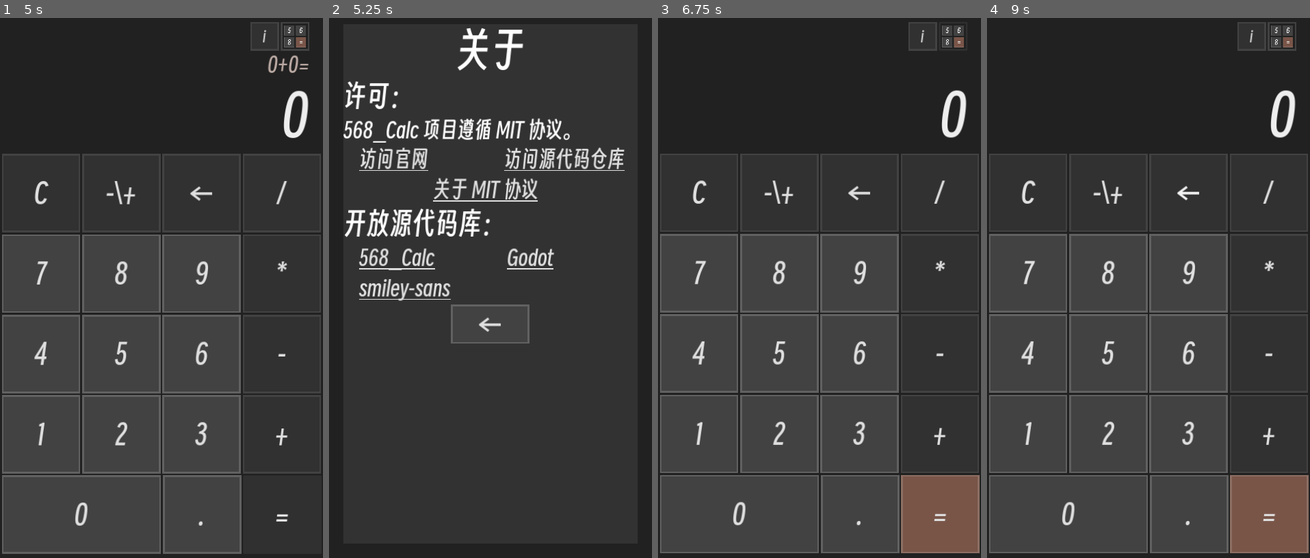
Above: before the commit, frames 1-4 (left to right).
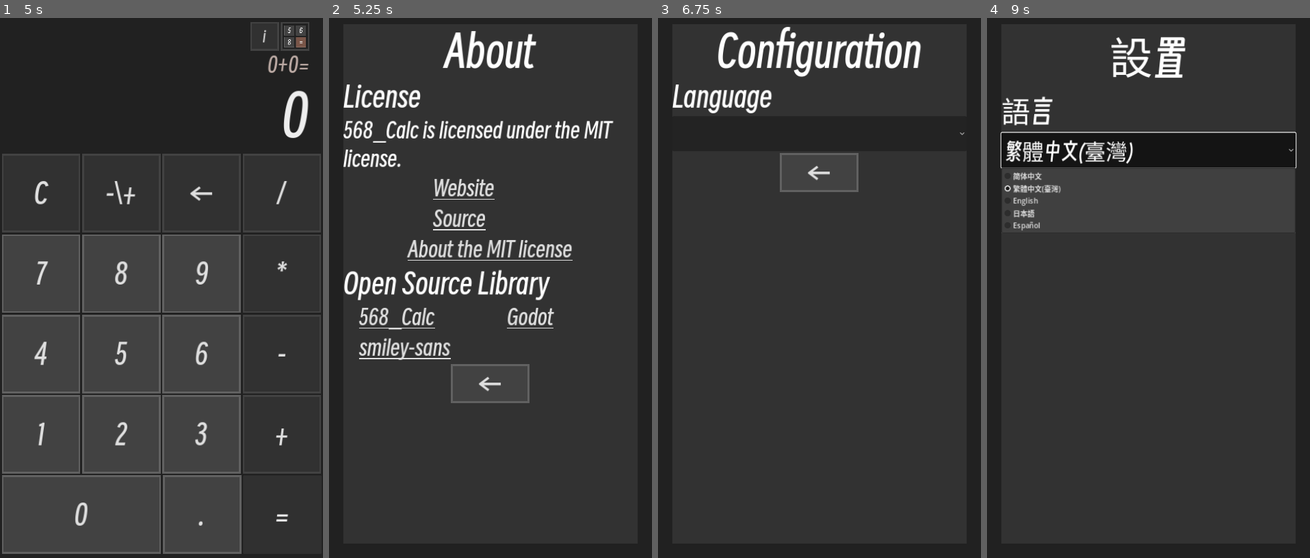
Above: after the commit, the same moments.

Repository: PJ-568/568_Calc
Game: Godot game, scene res://主界面.tscn
Two runs of this game, one before a commit and one after it. Both use one fixed random seed, a clock stepped at 60 frames per second and the inputs below.
Inputs (mouse positions are in pixels of both pictures, inside the frame that each line leads up to):
- Up to frame 1 (5 s): click "/" at 0.5 s; click "*" at 1.25 s; click "-" at 2 s; click "+" at 2.75 s; click "." at 3.5 s; click "=" at 4.25 s
- Up to frame 2 (5.25 s): click "i" at 5 s
- Up to frame 3 (6.75 s): click "←" at 5.75 s; click (951, 34) at 6.5 s
- Up to frame 4 (9 s): click (1148, 131) at 7.27 s; click "←" at 8 s; click (1148, 153) at 8.75 s, where only the run after the commit has a clickable "繁體中文(臺灣)"

Frame 1 is identical in both runs. In frame 2, 11% of the frame differs, in the area x 4-92%, y 1-72%; in frame 3, 15%; in frame 4, 18%, in the area x 0-100%, y 0-100%.

Commit message:
新增国际化支持

Diff:
--- /dev/null
+++ b/Assets/国际化.csv
@@ -0,0 +1,10 @@
+id,zh,en,zht,jp,es
+KEY_ABOUT,关于,About,關於,約,Acerca de
+KEY_LICENSE,许可,License,許可証,ライセンス,Licencia
+KEY_LICENSEDUNDER,568_Calc 项目遵循 MIT 协议。,568_Calc is licensed under the MIT \nlicense.,568_Calc 由 MIT 授權。,568_Calc は MIT ライセンスで取得済みです。,568_Calc está licenciado bajo la \nlicencia MIT.
+KEY_WEBSITE,访问官网,Website,瀏覽官方網站,Web サイト,Visita el sitio web
+KEY_SOURCE,访问源代码仓库,Source,瀏覽原始碼儲存庫,ソースコードリポジトリ,Visita el repositorio de código fuente
+KEY_ABOUTMIT,关于 MIT 协议,About the MIT license,關於 MIT 許可證,MIT ライセンスについて,acerca de la licencia MIT
+KEY_OTHERLICENSE,开放源代码库,Open Source Library,開放源代碼庫,オープンソースライブラリ,otros licencia
+KEY_LANGUANGE,语言,Language,語言,言語,Idioma
+KEY_SETTING,设置,Configuration,設置,設定,Configuración
--- a/Scripts/主界面.gd
+++ b/Scripts/主界面.gd
@@ -57,7 +57,7 @@
 		按下乘()
 	if Input.is_action_pressed("除"):
 		按下除()
-	if Input.is_action_pressed("等于"):
+	if Input.is_action_pressed("等于") or Input.is_action_pressed("ui_accept"):
 		等于()
 	if Input.is_action_pressed("取反"):
 		按下正负()
@@ -192,10 +192,14 @@
 		"/":
 			结果 = 第一个数字 / 第二个数字
 	历史.text = str(第一个数字) + 运算符 + str(第二个数字) + "="
-	工作区.text = str(snappedf(结果, 0.0000000001))
+	工作区.text = str(snappedf(结果, 0.0000001))
 	已键入第二数 = false
 	已键入运算符 = false
 
 
 func _on_关于_pressed():
 	get_tree().change_scene_to_file("res://关于.tscn")
+
+
+func _on_设置_pressed():
+	get_tree().change_scene_to_file("res://设置.tscn")
--- a/Scripts/关于.gd
+++ b/Scripts/关于.gd
@@ -1,4 +1,8 @@
 extends Control
+
+
+#func _ready():
+	#TranslationServer.set_locale("es")
 
 
 func _unhandled_input(event) -> void:
--- /dev/null
+++ b/Scripts/设置.gd
@@ -0,0 +1,40 @@
+extends Control
+
+
+@onready var 语言 = $"面板/背景色/MarginContainer/色/内容按钮分隔/正文和标题分隔2/语言"
+
+
+func _ready():
+	var locale = OS.get_locale()
+	if locale == "zh_CN":
+		_on_语言_item_selected(0)
+	elif locale == "zh_TW":
+		_on_语言_item_selected(1)
+	elif locale == "en":
+		_on_语言_item_selected(2)
+	elif locale == "jp":
+		_on_语言_item_selected(3)
+	elif locale == "es":
+		_on_语言_item_selected(4)
+
+
+func _unhandled_input(event) -> void:
+	if Input.is_action_pressed("归零") or Input.is_action_pressed("ui_menu") or Input.is_action_pressed("ui_home") or Input.is_action_pressed("ui_text_backspace") or Input.is_action_pressed("关于") or Input.is_action_pressed("ui_cancel"):
+		_on_返回_pressed()
+
+
+func _on_返回_pressed():
+	get_tree ().change_scene_to_file("res://主界面.tscn")
+
+
+func _on_语言_item_selected(index):
+	if index == 0:
+		TranslationServer.set_locale("zh")
+	elif index == 1:
+		TranslationServer.set_locale("zht")
+	elif index == 2:
+		TranslationServer.set_locale("en")
+	elif index == 3:
+		TranslationServer.set_locale("jp")
+	elif index == 4:
+		TranslationServer.set_locale("es")
--- a/project.godot
+++ b/project.godot
@@ -91,7 +91,7 @@
 }
 "等于"={
 "deadzone": 0.5,
-"events": [Object(InputEventKey,"resource_local_to_scene":false,"resource_name":"","device":-1,"window_id":0,"alt_pressed":false,"shift_pressed":false,"ctrl_pressed":false,"meta_pressed":false,"pressed":false,"keycode":0,"physical_keycode":61,"key_label":0,"unicode":61,"echo":false,"script":null)
+"events": [Object(InputEventKey,"resource_local_to_scene":false,"resource_name":"","device":-1,"window_id":0,"alt_pressed":false,"shift_pressed":false,"ctrl_pressed":false,"meta_pressed":false,"pressed":false,"keycode":61,"physical_keycode":0,"key_label":0,"unicode":61,"echo":false,"script":null)
 , Object(InputEventKey,"resource_local_to_scene":false,"resource_name":"","device":-1,"window_id":0,"alt_pressed":false,"shift_pressed":false,"ctrl_pressed":false,"meta_pressed":false,"pressed":false,"keycode":0,"physical_keycode":4194310,"key_label":0,"unicode":0,"echo":false,"script":null)
 , Object(InputEventKey,"resource_local_to_scene":false,"resource_name":"","device":-1,"window_id":0,"alt_pressed":false,"shift_pressed":false,"ctrl_pressed":false,"meta_pressed":false,"pressed":false,"keycode":0,"physical_keycode":32,"key_label":0,"unicode":32,"echo":false,"script":null)
 , Object(InputEventMouseButton,"resource_local_to_scene":false,"resource_name":"","device":-1,"window_id":0,"alt_presse …(244 unchanged characters)…
@@ -114,7 +114,7 @@
 }
 "加"={
 "deadzone": 0.5,
-"events": [Object(InputEventKey,"resource_local_to_scene":fa …(119 unchanged characters)… ressed":false,"pressed":false,"keycode":0,"physical_keycode":4194437,"key_label":0,"unicode":43,"echo":false,"script":null)
+"events": [Object(InputEventKey,"resource_local_to_scene":fa …(119 unchanged characters)… ressed":false,"pressed":false,"keycode":4194437,"physical_keycode":0,"key_label":0,"unicode":43,"echo":false,"script":null)
 ]
 }
 "减"={
@@ -150,6 +150,10 @@
 ]
 }
 
+[internationalization]
+
+locale/translations=PackedStringArray("res://Assets/国际化.en.translation", "res://Assets/国际化.es.translation", "res://Assets/国际化.jp.translation", "res://Assets/国际化.ko.translation", "res://Assets/国际化.zh.translation", "res://Assets/国际化.zht.translation")
+
 [rendering]
 
 renderer/rendering_method="gl_compatibility"
--- a/主界面.tscn
+++ b/主界面.tscn
@@ -352,3 +352,4 @@
 [connection signal="pressed" from="面板/背景色/屏键容器/MarginContainer2/上下键盘分隔/下键盘/_" to="." method="按下点"]
 [connection signal="pressed" from="面板/背景色/屏键容器/MarginContainer2/上下键盘分隔/下键盘/=" to="." method="等于"]
 [connection signal="pressed" from="面板/背景色/MarginContainer/顶按钮容器/关于" to="." method="_on_关于_pressed"]
+[connection signal="pressed" from="面板/背景色/MarginContainer/顶按钮容器/设置" to="." method="_on_设置_pressed"]
--- a/关于.tscn
+++ b/关于.tscn
@@ -57,7 +57,7 @@
 layout_mode = 2
 theme_override_fonts/font = ExtResource("1_8vcuf")
 theme_override_font_sizes/font_size = 96
-text = "关于"
+text = "KEY_ABOUT"
 horizontal_alignment = 1
 vertical_alignment = 1
 
@@ -65,23 +65,23 @@
 layout_mode = 2
 
 [node name="标题" type="Label" parent="面板/背景色/MarginContainer/色/内容按钮分隔/正文和标题分隔2"]
+custom_minimum_size = Vector2(656, 0)
 layout_mode = 2
 theme_override_fonts/font = ExtResource("1_8vcuf")
 theme_override_font_sizes/font_size = 64
-text = "许可："
+text = "KEY_LICENSE"
 vertical_alignment = 1
+text_overrun_behavior = 2
 
 [node name="正文" type="Label" parent="面板/背景色/MarginContainer/色/内容按钮分隔/正文和标题分隔2"]
+custom_minimum_size = Vector2(656, 0)
 layout_mode = 2
 theme_override_fonts/font = ExtResource("1_8vcuf")
 theme_override_font_sizes/font_size = 48
-text = "568_Calc 项目遵循 MIT 协议。"
+text = "KEY_LICENSEDUNDER"
 vertical_alignment = 1
 
-[node name="HBoxContainer" type="HBoxContainer" parent="面板/背景色/MarginContainer/色/内容按钮分隔/正文和标题分隔2"]
-layout_mode = 2
-
-[node name="网页" type="LinkButton" parent="面板/背景色/MarginContainer/色/内容按钮分隔/正文和标题分隔2/HBoxContainer"]
+[node name="网页" type="LinkButton" parent="面板/背景色/MarginContainer/色/内容按钮分隔/正文和标题分隔2"]
 custom_minimum_size = Vector2(256, 64)
 layout_mode = 2
 size_flags_horizontal = 6
@@ -89,10 +89,10 @@
 theme_override_fonts/font = ExtResource("1_8vcuf")
 theme_override_font_sizes/font_size = 48
 theme_override_styles/focus = SubResource("StyleBoxEmpty_cx36f")
-text = "访问官网"
+text = "KEY_WEBSITE"
 uri = "https://Calc.PJ568.eu.org"
 
-[node name="访问" type="LinkButton" parent="面板/背景色/MarginContainer/色/内容按钮分隔/正文和标题分隔2/HBoxContainer"]
+[node name="访问" type="LinkButton" parent="面板/背景色/MarginContainer/色/内容按钮分隔/正文和标题分隔2"]
 custom_minimum_size = Vector2(256, 64)
 layout_mode = 2
 size_flags_horizontal = 6
@@ -100,7 +100,7 @@
 theme_override_fonts/font = ExtResource("1_8vcuf")
 theme_override_font_sizes/font_size = 48
 theme_override_styles/focus = SubResource("StyleBoxEmpty_cx36f")
-text = "访问源代码仓库"
+text = "KEY_SOURCE"
 uri = "https://github.com/PJ-568/568_Calc"
 
 [node name="MIT" type="LinkButton" parent="面板/背景色/MarginContainer/色/内容按钮分隔/正文和标题分隔2"]
@@ -111,18 +111,20 @@
 theme_override_fonts/font = ExtResource("1_8vcuf")
 theme_override_font_sizes/font_size = 48
 theme_override_styles/focus = SubResource("StyleBoxEmpty_cx36f")
-text = "关于 MIT 协议"
+text = "KEY_ABOUTMIT"
 uri = "https://mit-license.org/"
 
 [node name="正文和按钮分隔" type="VBoxContainer" parent="面板/背景色/MarginContainer/色/内容按钮分隔"]
 layout_mode = 2
 
 [node name="标题" type="Label" parent="面板/背景色/MarginContainer/色/内容按钮分隔/正文和按钮分隔"]
+custom_minimum_size = Vector2(656, 0)
 layout_mode = 2
 theme_override_fonts/font = ExtResource("1_8vcuf")
 theme_override_font_sizes/font_size = 64
-text = "开放源代码库："
+text = "KEY_OTHERLICENSE"
 vertical_alignment = 1
+text_overrun_behavior = 2
 
 [node name="按钮" type="GridContainer" parent="面板/背景色/MarginContainer/色/内容按钮分隔/正文和按钮分隔"]
 layout_mode = 2
@@ -165,7 +167,7 @@
 custom_minimum_size = Vector2(175, 64)
 layout_mode = 2
 size_flags_horizontal = 6
-size_flags_vertical = 4
+size_flags_vertical = 8
 theme_override_fonts/font = ExtResource("1_8vcuf")
 theme_override_font_sizes/font_size = 64
 theme_override_styles/normal = ExtResource("2_qbs1x")
--- /dev/null
+++ b/设置.tscn
@@ -0,0 +1,104 @@
+[gd_scene load_steps=5 format=3 uid="uid://c85gt4vl44w2d"]
+
+[ext_resource type="Script" path="res://Scripts/设置.gd" id="1_lygu4"]
+[ext_resource type="FontFile" uid="uid://c3lj58l2mmrld" path="res://Font/SmileySans-Oblique.ttf" id="2_fcls7"]
+[ext_resource type="StyleBox" uid="uid://diyafdj4q00tg" path="res://Assets/样式/正常数字.tres" id="3_7nmxr"]
+
+[sub_resource type="StyleBoxEmpty" id="StyleBoxEmpty_cx36f"]
+
+[node name="设置" type="Control"]
+layout_mode = 3
+anchors_preset = 15
+anchor_right = 1.0
+anchor_bottom = 1.0
+grow_horizontal = 2
+grow_vertical = 2
+script = ExtResource("1_lygu4")
+
+[node name="面板" type="Panel" parent="."]
+layout_mode = 1
+anchors_preset = 15
+anchor_right = 1.0
+anchor_bottom = 1.0
+grow_horizontal = 2
+grow_vertical = 2
+
+[node name="背景色" type="ColorRect" parent="面板"]
+layout_mode = 1
+anchors_preset = 15
+anchor_right = 1.0
+anchor_bottom = 1.0
+grow_horizontal = 2
+grow_vertical = 2
+color = Color(0.129412, 0.129412, 0.129412, 1)
+
+[node name="MarginContainer" type="MarginContainer" parent="面板/背景色"]
+layout_mode = 1
+anchors_preset = 15
+anchor_right = 1.0
+anchor_bottom = 1.0
+grow_horizontal = 2
+grow_vertical = 2
+theme_override_constants/margin_left = 32
+theme_override_constants/margin_top = 32
+theme_override_constants/margin_right = 32
+theme_override_constants/margin_bottom = 32
+
+[node name="色" type="ColorRect" parent="面板/背景色/MarginContainer"]
+layout_mode = 2
+color = Color(0.196078, 0.196078, 0.196078, 1)
+
+[node name="内容按钮分隔" type="VBoxContainer" parent="面板/背景色/MarginContainer/色"]
+layout_mode = 2
+offset_right = 656.0
+offset_bottom = 1157.0
+
+[node name="标题" type="Label" parent="面板/背景色/MarginContainer/色/内容按钮分隔"]
+layout_mode = 2
+theme_override_fonts/font = ExtResource("2_fcls7")
+theme_override_font_sizes/font_size = 96
+text = "KEY_SETTING"
+horizontal_alignment = 1
+vertical_alignment = 1
+text_overrun_behavior = 2
+
+[node name="正文和标题分隔2" type="VBoxContainer" parent="面板/背景色/MarginContainer/色/内容按钮分隔"]
+layout_mode = 2
+
+[node name="标题" type="Label" parent="面板/背景色/MarginContainer/色/内容按钮分隔/正文和标题分隔2"]
+layout_mode = 2
+theme_override_fonts/font = ExtResource("2_fcls7")
+theme_override_font_sizes/font_size = 64
+text = "KEY_LANGUANGE"
+vertical_alignment = 1
+text_overrun_behavior = 2
+
+[node name="语言" type="OptionButton" parent="面板/背景色/MarginContainer/色/内容按钮分隔/正文和标题分隔2"]
+layout_mode = 2
+theme_override_fonts/font = ExtResource("2_fcls7")
+theme_override_font_sizes/font_size = 48
+item_count = 5
+popup/item_0/text = "简体中文"
+popup/item_0/id = 0
+popup/item_1/text = "繁體中文(臺灣)"
+popup/item_1/id = 1
+popup/item_2/text = "English"
+popup/item_2/id = 2
+popup/item_3/text = "日本語"
+popup/item_3/id = 3
+popup/item_4/text = "Español"
+popup/item_4/id = 4
+
+[node name="返回" type="Button" parent="面板/背景色/MarginContainer/色/内容按钮分隔"]
+custom_minimum_size = Vector2(175, 64)
+layout_mode = 2
+size_flags_horizontal = 6
+size_flags_vertical = 8
+theme_override_fonts/font = ExtResource("2_fcls7")
+theme_override_font_sizes/font_size = 64
+theme_override_styles/normal = ExtResource("3_7nmxr")
+theme_override_styles/focus = SubResource("StyleBoxEmpty_cx36f")
+text = "←"
+
+[connection signal="item_selected" from="面板/背景色/MarginContainer/色/内容按钮分隔/正文和标题分隔2/语言" to="." method="_on_语言_item_selected"]
+[connection signal="pressed" from="面板/背景色/MarginContainer/色/内容按钮分隔/返回" to="." method="_on_返回_pressed"]
Binary file added: Assets/国际化.cht.translation
Not shown, added: Assets/国际化.csv.import
Binary file added: Assets/国际化.en.translation
Binary file added: Assets/国际化.es.translation
Binary file added: Assets/国际化.jp.translation
Binary file added: Assets/国际化.ko.translation
Binary file added: Assets/国际化.zh.translation
Binary file added: Assets/国际化.zht.translation
